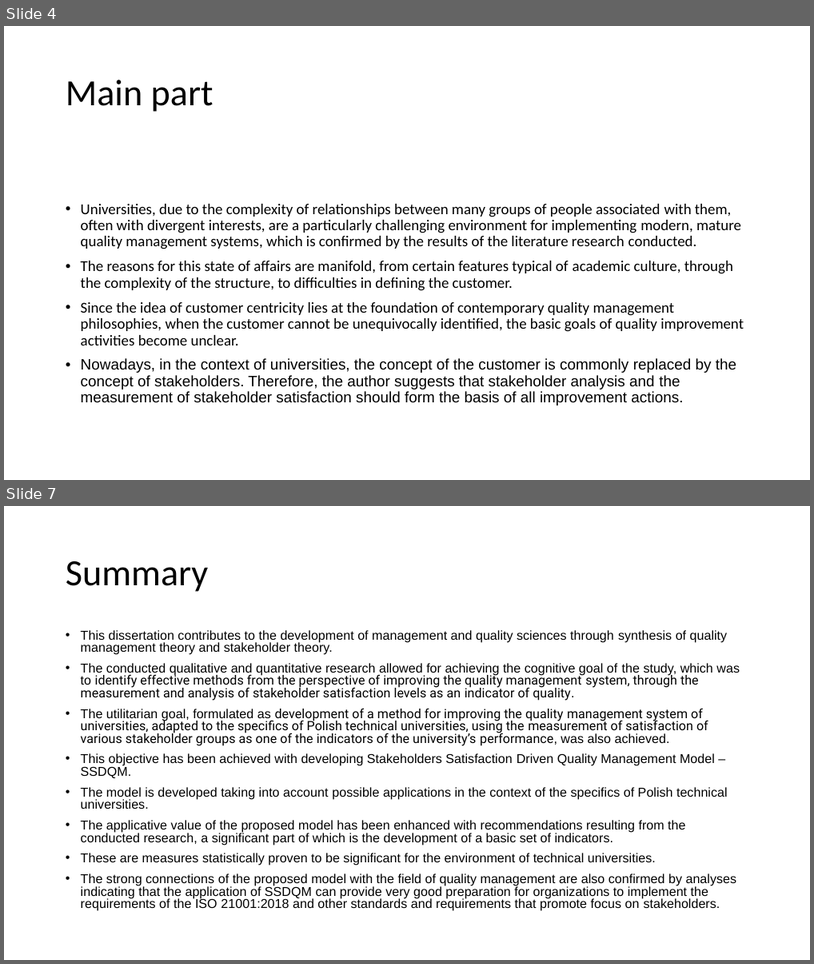
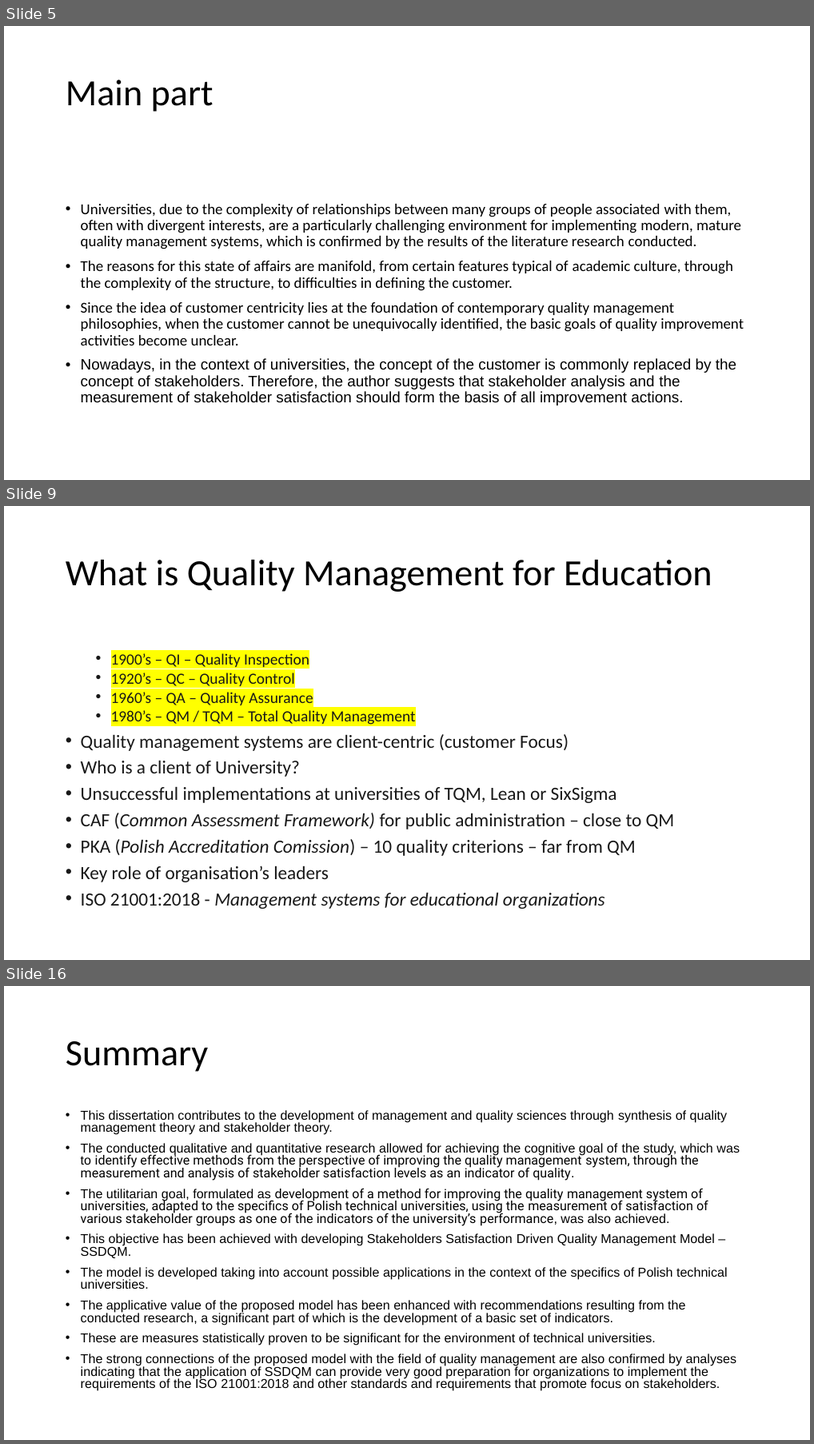
Before and after one commit to JeanPaulSzefler/doktorat_git, a slide deck: Egzaminy doktorskie/angielski/SSI_forHEI_QMS.pptx. Shown one above the other, each under a label of ours: slides 4 and 7 before the commit, slides 5, 9 and 16 after it; the slides between them are not shown. The pictures are 814x964 and 814x1444 pixels, drawn with LibreOffice and Linux fonts; fonts in the diff are those of the drawing. Boxes give left, top, right and bottom in pixels: in the first picture for what was removed or moved away, otherwise in the second. Text is boxed around its words. In the diff, an @@ line names an element or a change of style, - is before the commit and + after.

```diff
--- a/Egzaminy doktorskie/angielski/SSI_forHEI_QMS.pptx
+++ b/Egzaminy doktorskie/angielski/SSI_forHEI_QMS.pptx
@@ slide 9 added at [4,506,810,960], background #FFFFFF @@
@@ title added at [66,560,713,592], 44 pt, text #000000 @@
+What is Quality Management for Education
@@ text added at [81,653,675,908], 22.2 pt, text #181818 @@
+  • 1900’s – QI – Quality Inspection
+  • 1920’s – QC – Quality Control
+  • 1960’s – QA – Quality Assurance
+  • 1980’s – QM / TQM – Total Quality Management
+• Quality management systems are client-centric (customer Focus)
+• Who is a client of University?
+• Unsuccessful implementations at universities of TQM, Lean or SixSigma
+• CAF (Common Assessment Framework) for public administration – close to QM
+• PKA (Polish Accreditation Comission) – 10 quality criterions – far from QM
+• Key role of organisation’s leaders
+• ISO 21001:2018 - Management systems for educational organizations
@@ what was slide 4 is now slide 5 @@
@@ what was slide 7 is now slide 16 @@
```
Also in this commit, not shown: 4 slides changed, 9 other slides added, 14 other files.
